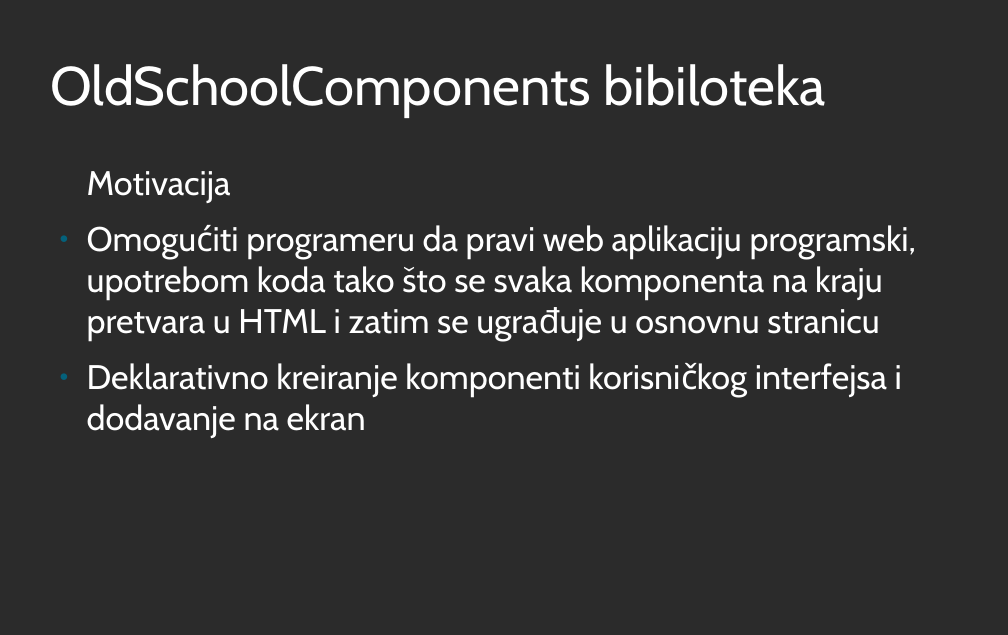
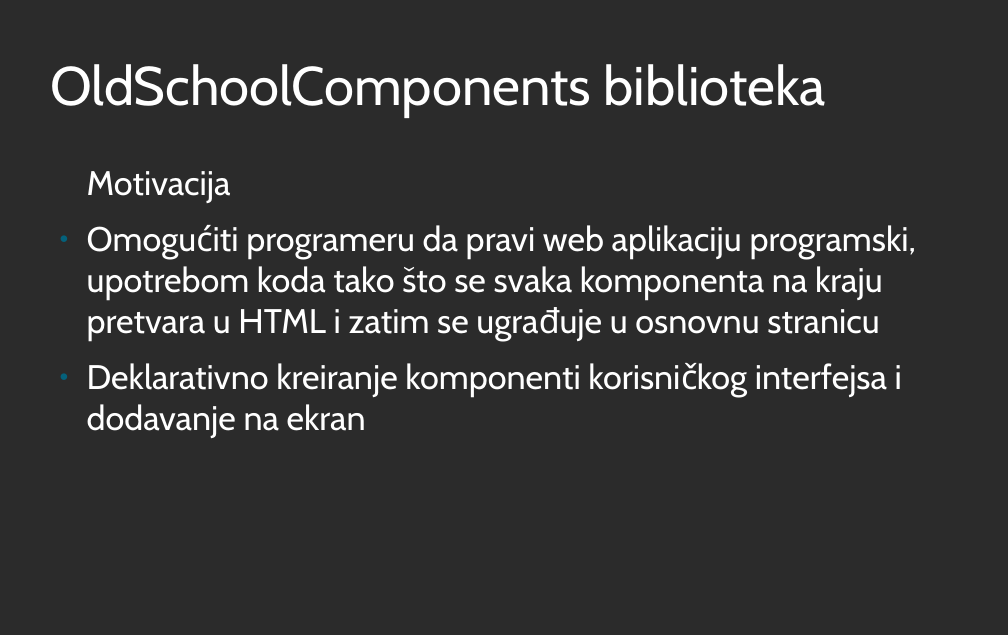
Before and after one commit to iv17/MScThesis, a slide deck: slide 3 of IvanaSavinPresentation.odp. Drawn at 1008x635 pixels with LibreOffice and Linux fonts; fonts in the diff are those of the drawing; background and template pictures are left out; a plain dark background stands for a picture behind light text. Boxes give left, top, right and bottom in pixels: in the first picture for what was removed or moved away, otherwise in the second. Text is boxed around its words. In the diff, an @@ line names an element or a change of style, - is before the commit and + after.

```diff
--- a/IvanaSavinPresentation.odp
+++ b/IvanaSavinPresentation.odp
@@ title at [50,64,826,117]: text changed @@
-OldSchoolComponents bibiloteka
+OldSchoolComponents biblioteka
```
Also in this commit, not shown: 2 other slides changed, 3 slides added, 2 slides removed, 1 other file.
